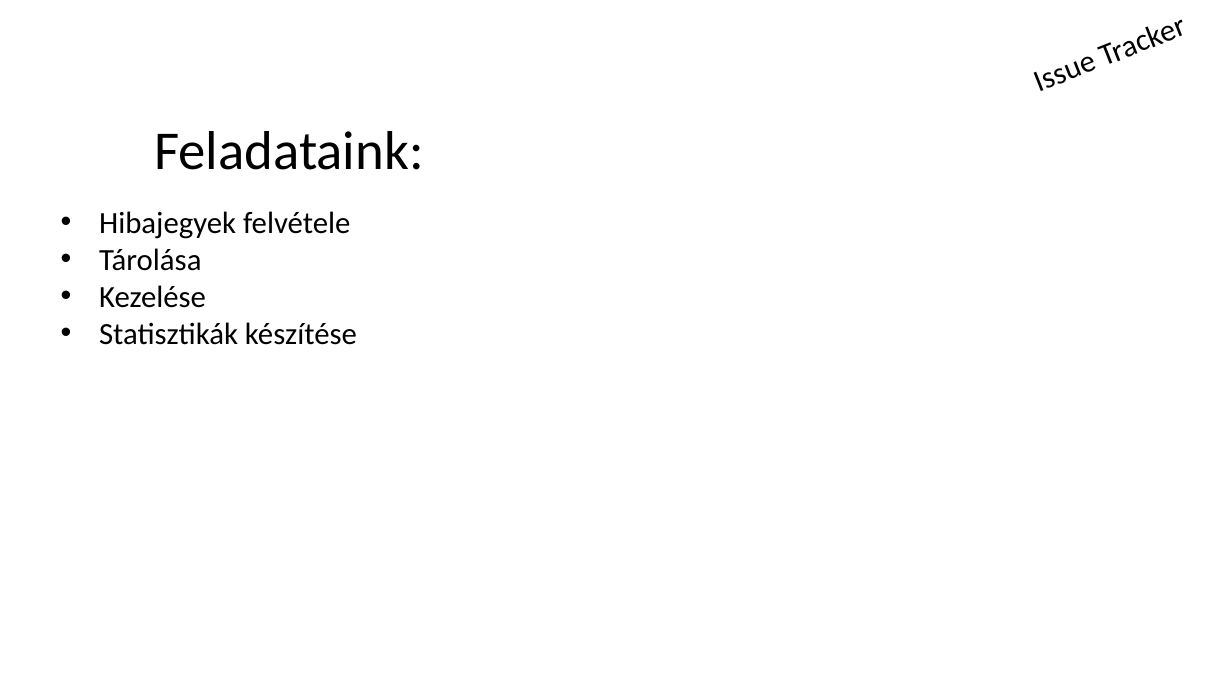
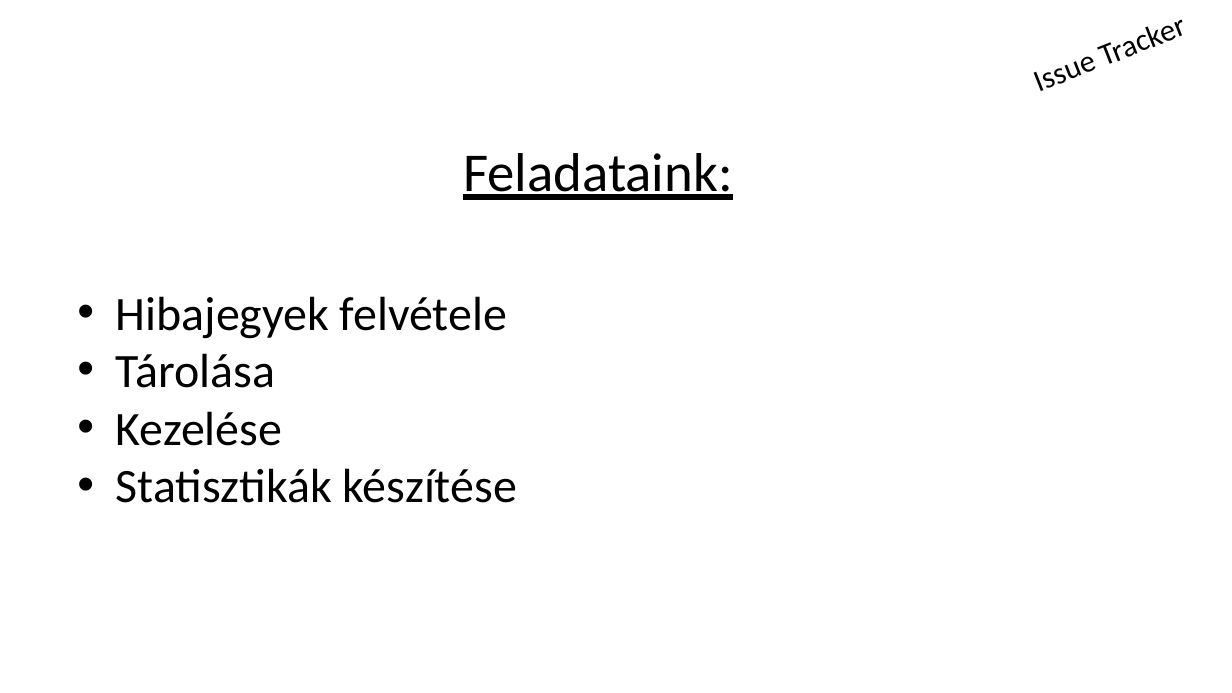
Before and after one commit to schonherz-java-ee-2016-q4/sandbox, a slide deck: slide 2 of KiralyDavid/minta ppt_Java.pptx. Drawn at 1232x693 pixels with LibreOffice and Linux fonts; fonts in the diff are those of the drawing; background and template pictures are left out. Boxes give left, top, right and bottom in pixels: in the first picture for what was removed or moved away, otherwise in the second. Text is boxed around its words. In the diff, an @@ line names an element or a change of style, - is before the commit and + after.

```diff
--- a/KiralyDavid/minta ppt_Java.pptx
+++ b/KiralyDavid/minta ppt_Java.pptx
@@ subtitle "Feladataink:": place and size @@
-subtitle "Feladataink:" at [154, 131, 424, 170]
+subtitle "Feladataink:" at [463, 153, 733, 200]
@@ subtitle "Feladataink:" at [463, 153, 733, 200]: underline on @@
@@ text "Hibajegyek felvétele": place and size @@
-text "Hibajegyek felvétele" at [99, 211, 357, 345]
+text "Hibajegyek felvétele" at [116, 296, 517, 503]
@@ text "Hibajegyek felvétele" at [116, 296, 517, 503]: size 18 to 28 pt @@
```
Also in this commit, not shown: 2 other slides changed, 2 slides added.
